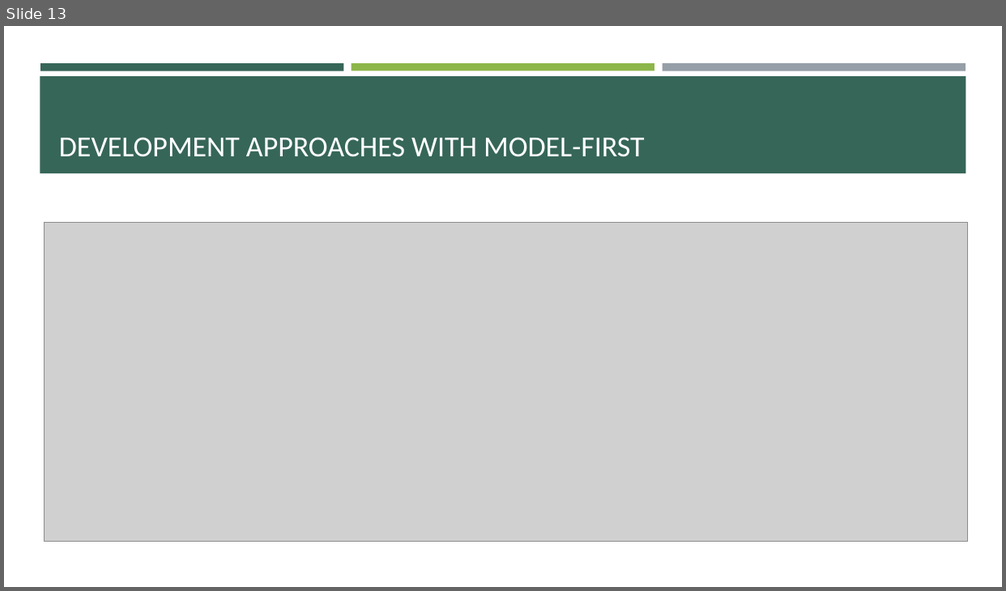
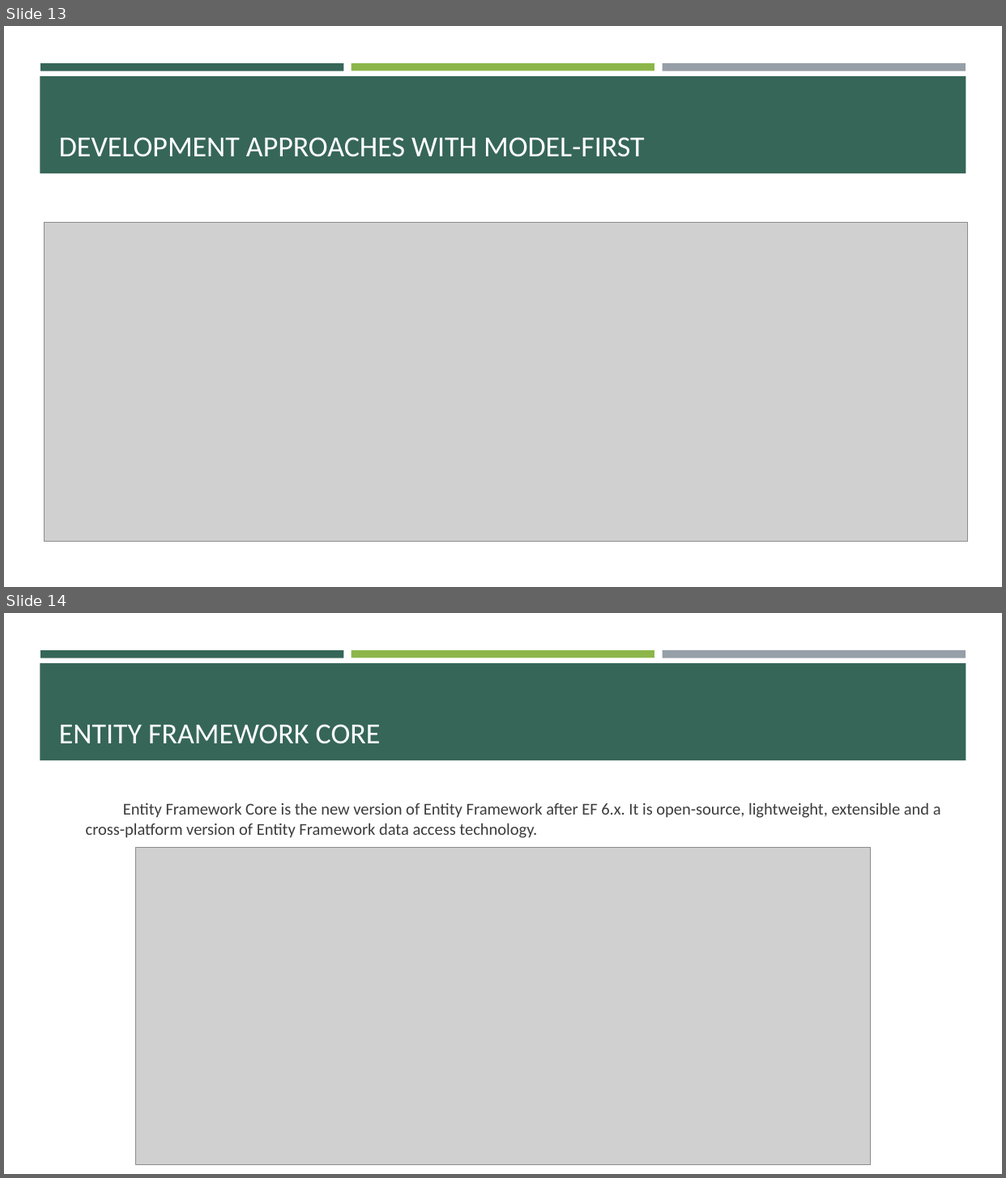
Before and after one commit to BunditSpace/Backend-Training, a slide deck: entity framework/Entity Framework.pptx. Shown one above the other, each under a label of ours: slide 13 before the commit, slides 13 and 14 after it. The pictures are 1006x591 and 1006x1178 pixels, drawn with LibreOffice and Linux fonts; fonts in the diff are those of the drawing; grey boxes stand for pictures. Boxes give left, top, right and bottom in pixels: in the first picture for what was removed or moved away, otherwise in the second. Text is boxed around its words. In the diff, an @@ line names an element or a change of style, - is before the commit and + after.

Commit message:
update entity framework content

```diff
--- a/entity framework/Entity Framework.pptx
+++ b/entity framework/Entity Framework.pptx
@@ slide 14 added at (4, 613, 1002, 1174), background #FFFFFF; not listed: 4 template elements that a slide beside it also shows @@
@@ title added at (59, 724, 381, 744), 28 pt, text #FFFFFF @@
+ENTITY FRAMEWORK CORE
@@ text added at (86, 803, 941, 838), 16 pt, text #3D3D3D @@
+  Entity Framework Core is the new version of Entity Framework after EF 6.x. It is open-source, lightweight, extensible and a cross-platform version of Entity Framework data access technology.
@@ picture added at (135, 848, 870, 1165) @@
```
Also in this commit, not shown: 1 slide changed, 13 other slides added, 1 slide removed, 12 other files.
